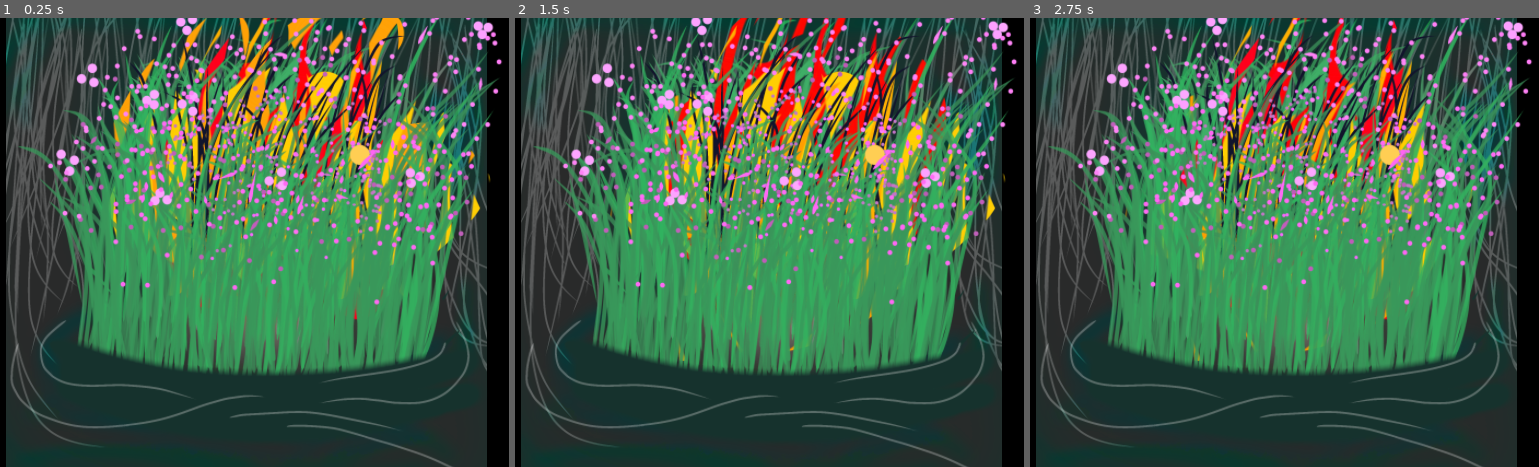
Above: before the commit, frames 1-3 (left to right).
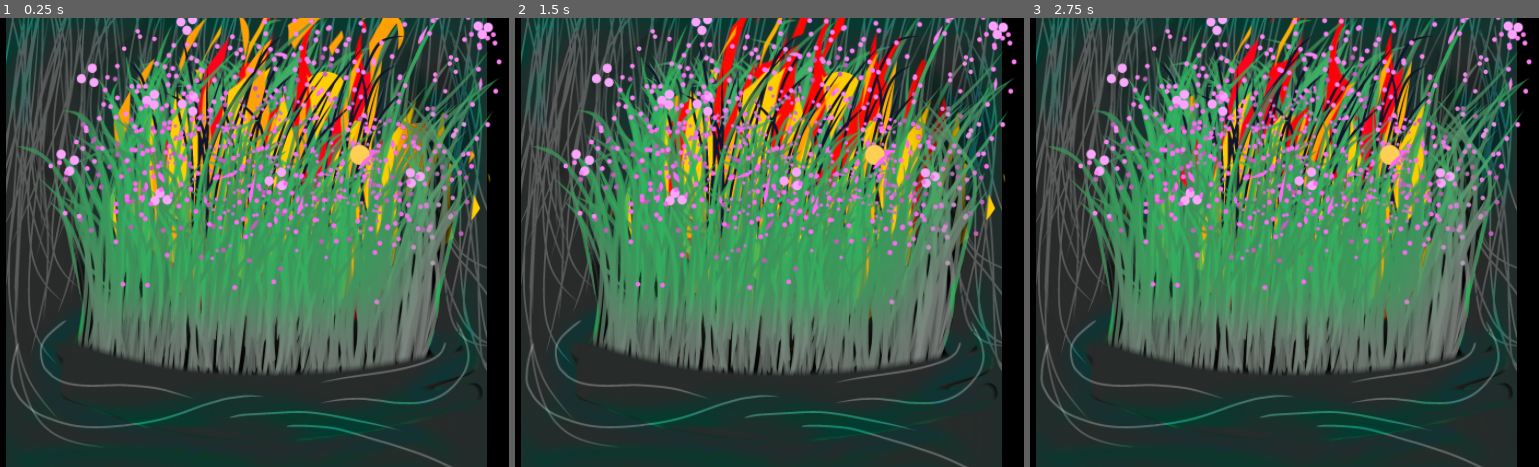
Above: after the commit, the same moments.

Repository: aetente/godot-android
Game: Godot game, scene res://test1.tscn
Same seed, same stepped clock (60 frames per second), same inputs: the game is played once before the commit and once after it. The project has no main scene, so this scene is started directly.
Inputs:
- Up to frame 1 (0.25 s): no input
- Up to frame 2 (1.5 s): no input
- Up to frame 3 (2.75 s): no input

The runs differ from the first frame. In frame 1, 13% of the frame differs, in the area x 7-95%, y 0-94%; in frame 2, 13%; in frame 3, 13%.

Commit message:
testing sprite frames

Diff:
--- a/project.godot
+++ b/project.godot
@@ -1,3 +1,11 @@
+; Engine configuration file.
+; It's best edited using the editor UI and not directly,
+; since the parameters that go here are not all obvious.
+;
+; Format:
+;   [section] ; section goes between []
+;   param=value ; assign values to parameters
+
 config_version=5
 
 [application]
--- a/test1.tscn
+++ b/test1.tscn
@@ -5,7 +5,7 @@
 [ext_resource type="Texture2D" uid="uid://830hrimohtpw" path="res://res/img/Burning grass/Untitled8_20260525145414.png" id="3_djtf0"]
 [ext_resource type="Texture2D" uid="uid://bpyhcbdpey6og" path="res://sprites/fire/Untitled8_20260525151201.png" id="3_qhy6t"]
 [ext_resource type="Texture2D" uid="uid://33b4txwrre3f" path="res://res/img/Burning grass/Untitled8_20260525145458.png" id="4_tv86p"]
-[ext_resource type="Texture2D" uid="uid://dcr5q3kbjjpjg" path="res://res/img/Burning grass/Untitled8_20260525151240.png" id="6_djtf0"]
+[ext_resource type="Texture2D" uid="uid://faobdee54mwa" path="res://res/img/Burning grass/Front grass 6.png" id="6_djtf0"]
 
 [sub_resource type="SpriteFrames" id="SpriteFrames_mwfoc"]
 animations = [{
Not shown, added: res/img/Burning grass/Front grass 2.png.import
Not shown, added: res/img/Burning grass/Front grass 3.png.import
Not shown, added: res/img/Burning grass/Front grass 4.png.import
Binary file added: res/img/Burning grass/Front grass 6.png
Not shown, added: res/img/Burning grass/Front grass 6.png.import
